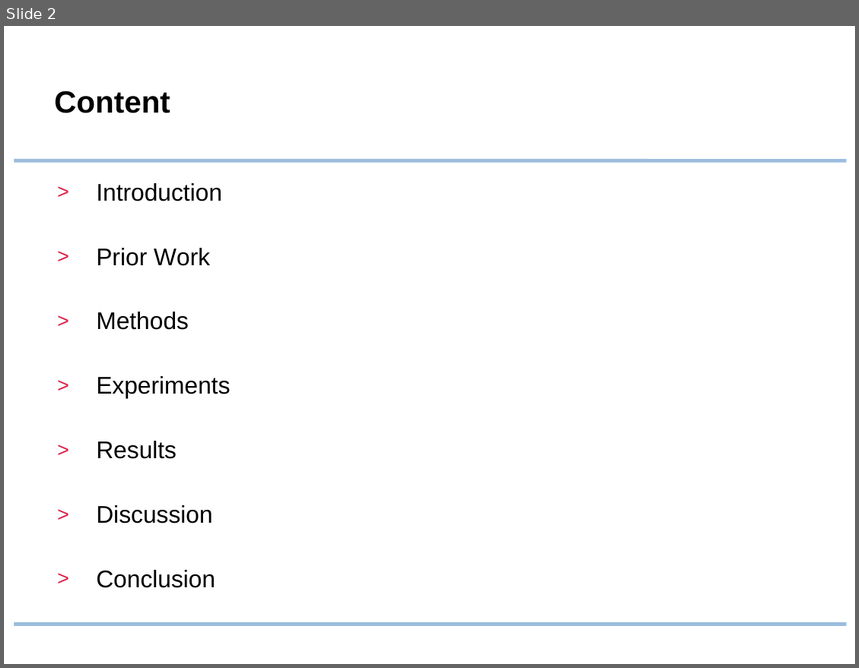
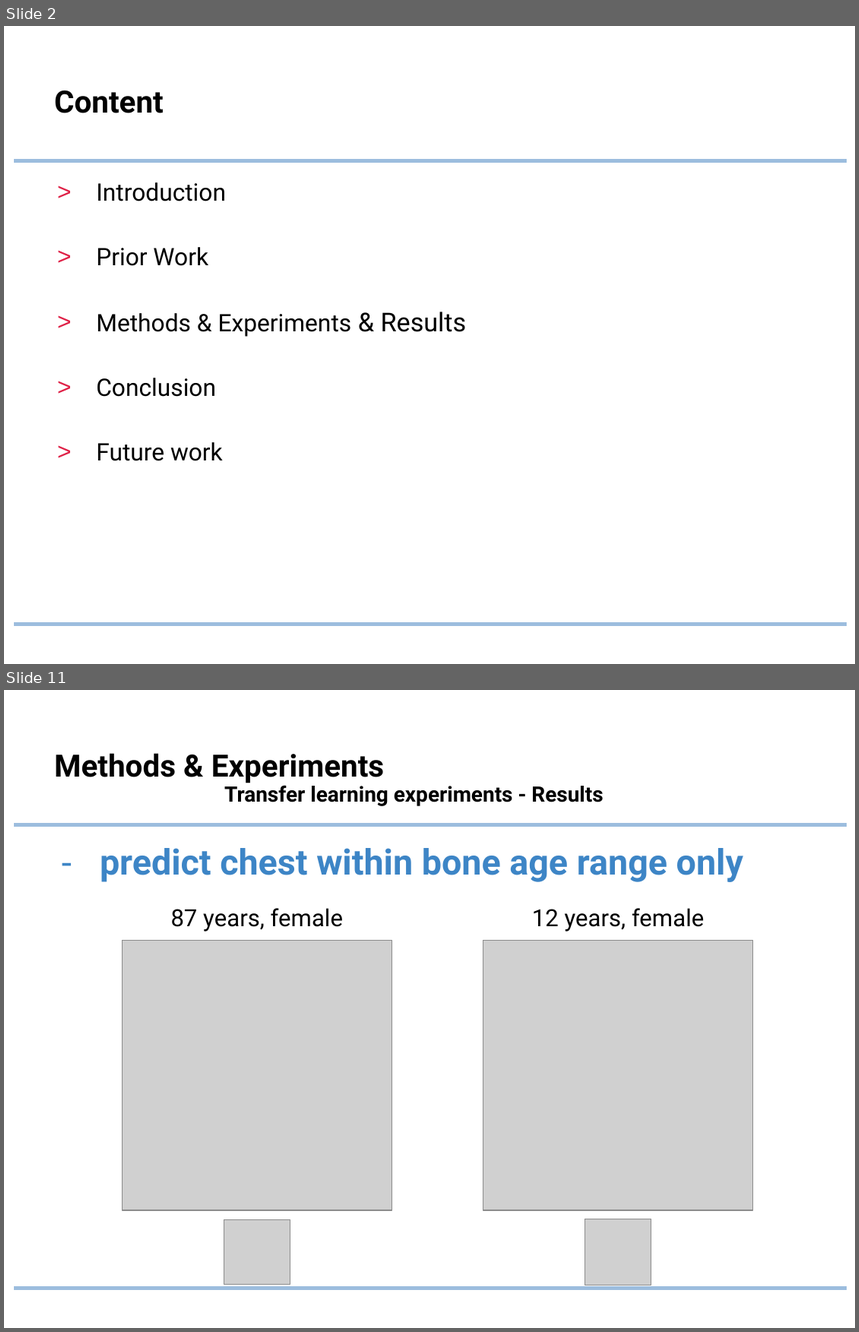
Before and after one commit to lukaszbinden/pediatric-bone-age-prediction, a slide deck: Presentation.pptx. Shown one above the other, each under a label of ours: slide 2 before the commit, slides 2 and 11 after it; the slides between them are not shown. The pictures are 859x668 and 859x1332 pixels, drawn with LibreOffice and Linux fonts; fonts in the diff are those of the drawing; grey boxes stand for pictures; background and template pictures are left out. Boxes give left, top, right and bottom in pixels: in the first picture for what was removed or moved away, otherwise in the second. Text is boxed around its words. In the diff, an @@ line names an element or a change of style, - is before the commit and + after.

```diff
--- a/Presentation.pptx
+++ b/Presentation.pptx
@@ slide 11 added at box(4, 690, 855, 1328), background #FFFFFF; not listed: 2 template elements that a slide beside it also shows @@
@@ title added at box(54, 753, 603, 806), 18 pt, text #000000, bold @@
+Methods & Experiments
+Transfer learning experiments - Results
@@ text added at box(100, 848, 743, 882), 30 pt, text #3D85C6, bold @@
+– predict chest within bone age range only
@@ text added at box(171, 908, 343, 932), 20 pt, text #000000 @@
+87 years, female
@@ text added at box(532, 908, 704, 932), 20 pt, text #000000 @@
+12 years, female
@@ picture added at box(123, 940, 392, 1210) @@
@@ picture added at box(484, 940, 753, 1210) @@
@@ picture added at box(224, 1220, 290, 1284) @@
@@ picture added at box(585, 1219, 652, 1285) @@
@@ slide 2 changed as well @@
@@ title "Content" at box(54, 91, 164, 113): font Arial to Roboto @@
@@ text at box(96, 183, 226, 397): font Arial to Roboto in "Introduction", "Prior Work", "Conclusion"; less space between paragraphs @@
@@ text at box(96, 312, 467, 337): text changed; font Arial to Roboto @@
-> Methods
-> Experiments
-> Results
-> Discussion
+> Methods & Experiments & Results
@@ text at box(96, 442, 223, 461): paragraph added @@
+> Future work
```
Also in this commit, not shown: 1 other slide changed, 19 other slides added, 8 slides removed.
